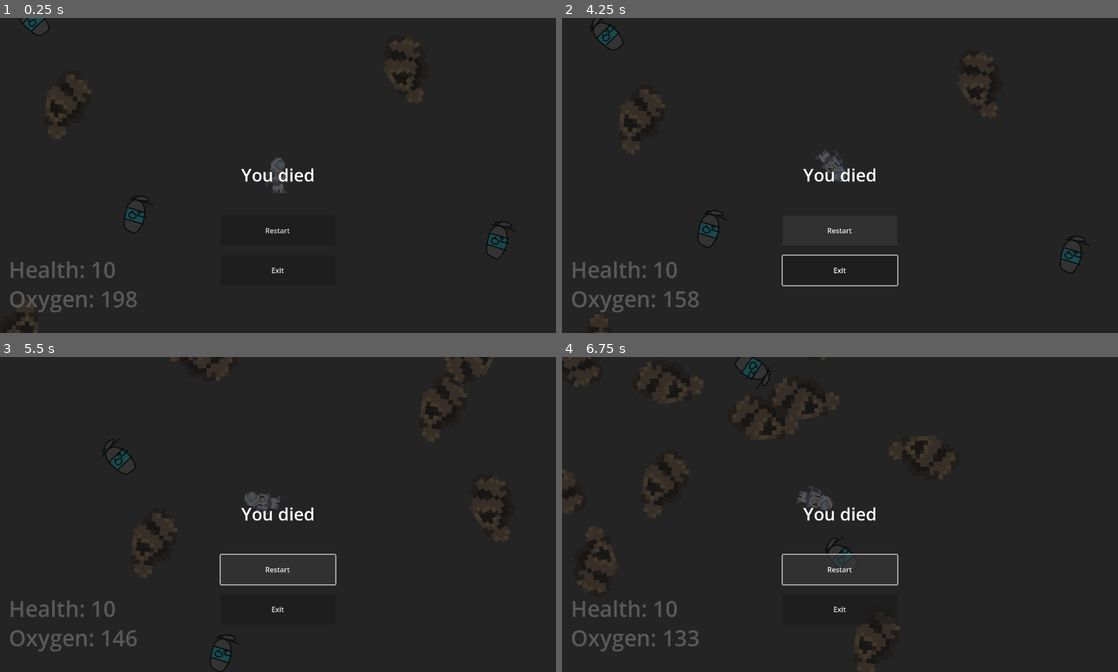
Above: before the commit, frames 1-4 (two rows, left to right).
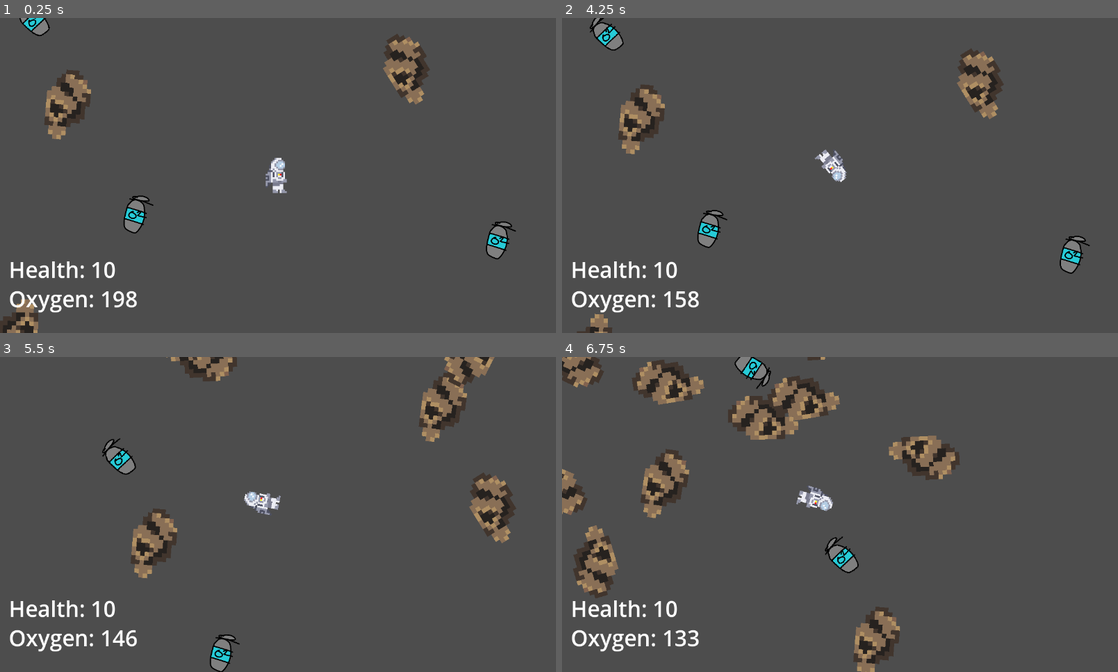
Above: after the commit, the same moments.

Repository: AgilMonkey/NoOxygenGame-ItechGamejam2023
Game: Godot game, scene res://scenes/Main.tscn
Same seed, same stepped clock (60 frames per second), same inputs: the game is played once before the commit and once after it.
Inputs (mouse positions are in pixels of both pictures, inside the frame that each line leads up to):
- Up to frame 1 (0.25 s): no input
- Up to frame 2 (4.25 s): click (840, 232) at 0.5 s, where only the run before the commit has a clickable "Restart"; click (840, 232) at 1.25 s, where only the run before the commit has a clickable "Restart"; click (840, 232) at 2 s, where only the run before the commit has a clickable "Restart"; hold Right (move_right) 2.78-3.53 s; hold Down (move_back) from 3.53 s (still down)
- Up to frame 3 (5.5 s): release Down (move_back) at 4.28 s; hold Right (move_right) 4.28-5.03 s; hold Up (move_forward) from 5.03 s (still down)
- Up to frame 4 (6.75 s): release Up (move_forward) at 5.78 s; hold Left (move_left) from 5.78 s (still down)

The runs differ from the first frame. In frame 1, 99% of the frame differs, in the area x 0-100%, y 0-100%; in frame 2, 99%; in frame 3, 99%; in frame 4, 98%.

Commit message:
Menambahkan ui game over dan bakal muncul

Diff:
--- a/scenes/Main.tscn
+++ b/scenes/Main.tscn
@@ -21,18 +21,22 @@
 [node name="GameUI" parent="UI" instance=ExtResource("5_0aigo")]
 
 [node name="GameoverUI" parent="UI" instance=ExtResource("4_iytu8")]
+visible = false
 
 [node name="Astronot" parent="." instance=ExtResource("3_5ol35")]
 position = Vector2(446, 353)
 
 [node name="Camera2D" type="Camera2D" parent="Astronot"]
+process_mode = 3
 position_smoothing_enabled = true
 
 [node name="SpawnAround" type="Node2D" parent="Astronot"]
+process_mode = 3
 script = ExtResource("3_km3i2")
 range_spawn = 2200
 
 [node name="DeleteObjectBound" type="Area2D" parent="Astronot"]
+process_mode = 3
 collision_layer = 0
 collision_mask = 4
 script = ExtResource("4_olaxs")
@@ -47,6 +51,8 @@
 [node name="OxygenTank2" parent="." instance=ExtResource("7_0lmgl")]
 position = Vector2(120, 443)
 
+[connection signal="on_death" from="Astronot" to="UI/GameUI" method="_on_astronot_on_death"]
+[connection signal="on_death" from="Astronot" to="UI/GameoverUI" method="_on_astronot_on_death"]
 [connection signal="on_health_changed" from="Astronot" to="UI/GameUI" method="_on_astronot_on_health_changed"]
 [connection signal="on_oxygen_changed" from="Astronot" to="UI/GameUI" method="_on_astronot_on_oxygen_changed"]
 [connection signal="body_exited" from="Astronot/DeleteObjectBound" to="Astronot/DeleteObjectBound" method="_on_body_exited"]
--- a/scenes/entity/astronot/astronot.gd
+++ b/scenes/entity/astronot/astronot.gd
@@ -33,14 +33,15 @@
 		_death()
 
 
-func _physics_process(delta: float) -> void:
-	# Input
+func _input(event: InputEvent) -> void:
 	_input_dir.y = Input.get_action_raw_strength("move_back") - Input.get_action_raw_strength("move_forward")
 	_rot_dir = 0
 	if Input.is_action_pressed("move_right"):
 		_rot_dir += 1
 	if Input.is_action_pressed("move_left"):
 		_rot_dir -= 1
+
+func _physics_process(delta: float) -> void:
 
 	# Physics
 	if _input_dir.length_squared() > 0:
@@ -66,6 +67,9 @@
 
 func _death():
 	is_death = true
+	_input_dir = Vector2.ZERO
+	_rot_dir = 0
+	set_process_input(false)
 	on_death.emit()
 
 
--- a/scenes/ui/game-ui/game_ui.gd
+++ b/scenes/ui/game-ui/game_ui.gd
@@ -9,3 +9,7 @@
 
 func _on_astronot_on_oxygen_changed(cur_oxygen) -> void:
 	oxygen_ui.text = "Oxygen: " + str(cur_oxygen)
+
+
+func _on_astronot_on_death() -> void:
+	visible = false
--- a/scenes/ui/game-ui/gameover-ui/GameoverUI.gd
+++ b/scenes/ui/game-ui/gameover-ui/GameoverUI.gd
@@ -2,8 +2,12 @@
 
 
 func _on_restart_button_pressed() -> void:
-	print("Reset")
+	get_tree().reload_current_scene()
 
 
 func _on_exit_button_pressed() -> void:
 	print("EXitt")
+
+
+func _on_astronot_on_death() -> void:
+	visible = true
